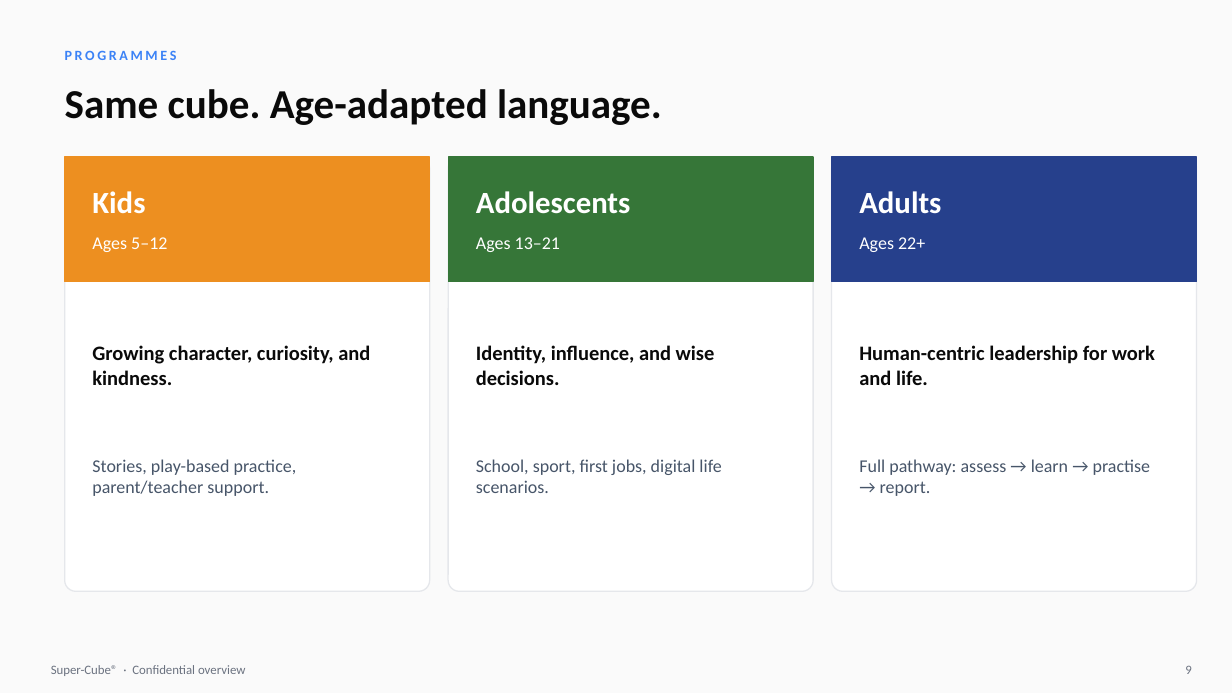
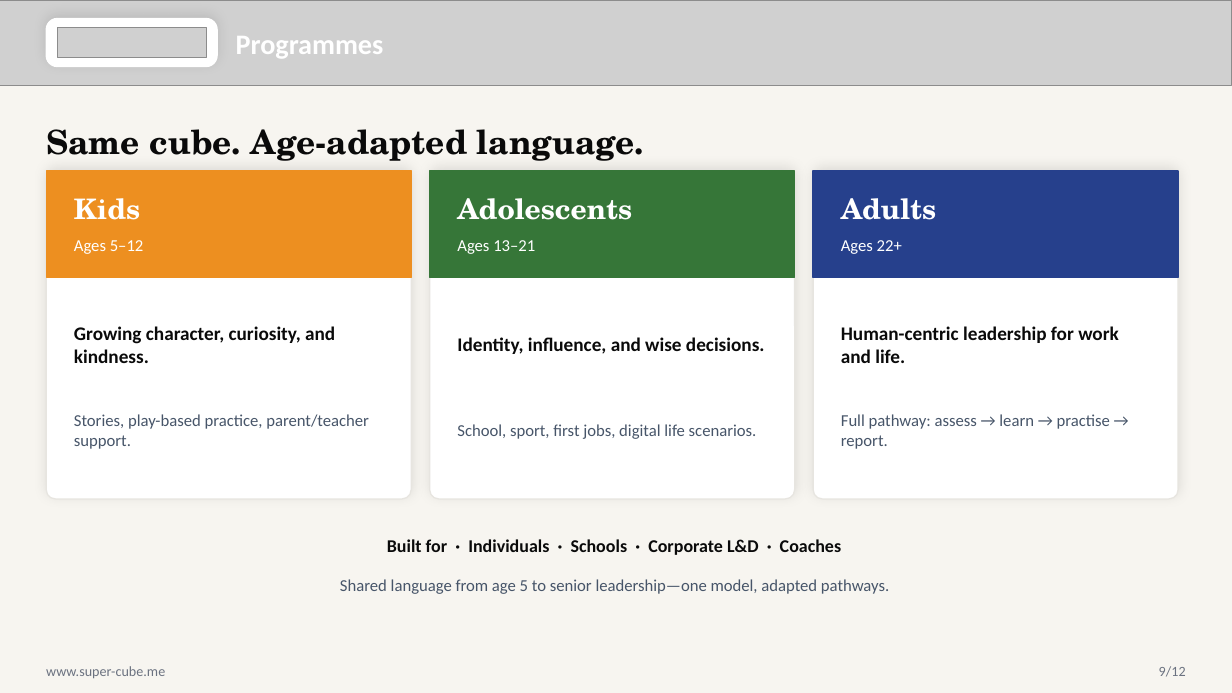
Before and after one commit to bigfivefoods/super-cube-website, a slide deck: slide 9 of public/downloads/super-cube-overview.pptx. Drawn at 1232x693 pixels with LibreOffice and Linux fonts; fonts in the diff are those of the drawing; grey boxes stand for pictures. Boxes give left, top, right and bottom in pixels: in the first picture for what was removed or moved away, otherwise in the second. Text is boxed around its words. In the diff, an @@ line names an element or a change of style, - is before the commit and + after.

Commit message:
Improve Super-Cube overview PPTX: rainbow header, philosophy–theory–model, footers
Rewrite generate-overview-pptx.mjs with construct-colour gradient headers,
logo-on-white-pill, Philosophy→Theory→Model slide, and www/page footers on all 12 slides.

```diff
--- a/public/downloads/super-cube-overview.pptx
+++ b/public/downloads/super-cube-overview.pptx
@@ background #FAFAFA to #F7F5F0 @@
@@ picture added at bbox=[0, 0, 1232, 85] @@
@@ rounded rectangle added at bbox=[46, 18, 217, 67], fill #FFFFFF, outline #FFFFFF 1 pt @@
@@ picture added at bbox=[57, 28, 206, 57] @@
@@ text at bbox=[236, 36, 384, 58]: text changed; size 11 to 22 pt; text colour #3B82F6 to #FFFFFF @@
-PROGRAMMES
+Programmes
@@ text "Same cube. Age-adapted language.": place and size @@
-text "Same cube. Age-adapted language." at bbox=[65, 89, 662, 125]
+text "Same cube. Age-adapted language." at bbox=[46, 129, 644, 161]
@@ text "Same cube. Age-adapted language." at bbox=[46, 129, 644, 161]: size 32 to 26 pt, font Calibri to TeX Gyre Schola @@
@@ rectangle: place and size @@
-rectangle at bbox=[65, 157, 430, 282]
+rectangle at bbox=[46, 171, 411, 277]
@@ outline #E5E7EB 1 pt to #E7E5E0 1 pt; shadow on; proportions changed in 3 elements at bbox=[430, 171, 795, 499], bbox=[813, 171, 1178, 499], bbox=[46, 171, 411, 499] @@
@@ rounded rectangle: place and size @@
-rounded rectangle at bbox=[65, 157, 430, 592]
+rounded rectangle at bbox=[46, 171, 411, 499]
@@ rectangle: place and size @@
-rectangle at bbox=[448, 157, 813, 282]
+rectangle at bbox=[430, 171, 795, 277]
@@ rounded rectangle: place and size @@
-rounded rectangle at bbox=[448, 157, 813, 592]
+rounded rectangle at bbox=[430, 171, 795, 499]
@@ rectangle: place and size @@
-rectangle at bbox=[832, 157, 1197, 282]
+rectangle at bbox=[813, 171, 1178, 277]
@@ rounded rectangle: place and size @@
-rounded rectangle at bbox=[832, 157, 1197, 592]
+rounded rectangle at bbox=[813, 171, 1178, 499]
@@ text "Kids": place and size @@
-text "Kids" at bbox=[92, 191, 145, 214]
+text "Kids" at bbox=[74, 198, 140, 220]
@@ text "Adolescents": place and size @@
-text "Adolescents" at bbox=[476, 191, 631, 214]
+text "Adolescents" at bbox=[457, 198, 632, 220]
@@ size 24 to 22 pt, font Calibri to TeX Gyre Schola in 3 elements at bbox=[74, 198, 140, 220], bbox=[457, 198, 632, 220], bbox=[841, 198, 937, 220] @@
@@ text "Adults": place and size @@
-text "Adults" at bbox=[859, 191, 941, 214]
+text "Adults" at bbox=[841, 198, 937, 220]
@@ text "Ages 5–12": place and size @@
-text "Ages 5–12" at bbox=[92, 237, 167, 252]
+text "Ages 5–12" at bbox=[74, 240, 144, 254]
@@ text "Ages 13–21": place and size @@
-text "Ages 13–21" at bbox=[476, 237, 560, 252]
+text "Ages 13–21" at bbox=[457, 240, 535, 254]
@@ text "Ages 22+": place and size @@
-text "Ages 22+" at bbox=[859, 237, 925, 252]
+text "Ages 22+" at bbox=[841, 240, 902, 254]
@@ text "Growing character, curiosity, and kindness.": place and size @@
-text "Growing character, curiosity, and kindness." at bbox=[92, 345, 370, 385]
+text "Growing character, curiosity, and kindness." at bbox=[74, 326, 335, 363]
@@ text "Identity, influence, and wise decisions.": place and size @@
-text "Identity, influence, and wise decisions." at bbox=[476, 345, 715, 385]
+text "Identity, influence, and wise decisions." at bbox=[457, 337, 765, 354]
@@ size 16 to 15 pt in 3 elements at bbox=[74, 326, 335, 363], bbox=[457, 337, 765, 354], bbox=[841, 326, 1119, 363] @@
@@ text "Human-centric leadership for work and ...": place and size @@
-text "Human-centric leadership for work and ..." at bbox=[859, 345, 1155, 385]
+text "Human-centric leadership for work and ..." at bbox=[841, 326, 1119, 363]
@@ text "Stories, play-based practice, parent/teacher support.": place and size @@
-text "Stories, play-based practice, parent/teacher support." at bbox=[92, 459, 297, 496]
+text "Stories, play-based practice, parent/teacher support." at bbox=[74, 414, 369, 449]
@@ text "School, sport, first jobs, digital ...": place and size @@
-text "School, sport, first jobs, digital ..." at bbox=[476, 459, 721, 493]
+text "School, sport, first jobs, digital ..." at bbox=[457, 424, 757, 439]
@@ size 14 to 13 pt in 6 elements at bbox=[74, 240, 144, 254], bbox=[457, 240, 535, 254], bbox=[841, 240, 902, 254], bbox=[457, 424, 757, 439], bbox=[74, 414, 369, 449], bbox=[841, 414, 1110, 449] @@
@@ text "Full pathway: assess → learn ...": place and size @@
-text "Full pathway: assess → learn ..." at bbox=[859, 459, 1151, 496]
+text "Full pathway: assess → learn ..." at bbox=[841, 414, 1110, 449]
@@ text added at bbox=[387, 539, 841, 555], 14 pt, text #0A0A0A, bold @@
+Built for · Individuals · Schools · Corporate L&D · Coaches
@@ text added at bbox=[340, 579, 889, 594], 13 pt, text #475569 @@
+Shared language from age 5 to senior leadership—one model, adapted pathways.
@@ text at bbox=[46, 666, 165, 678]: text changed; size 10 to 11 pt @@
-Super-Cube® · Confidential overview
+www.super-cube.me
@@ text at bbox=[1159, 666, 1186, 677]: text changed; size 10 to 11 pt @@
-9
+9/12
```
Also in this commit, not shown: 9 other slides changed, 2 slides added, 2 slides removed, 4 other files.
